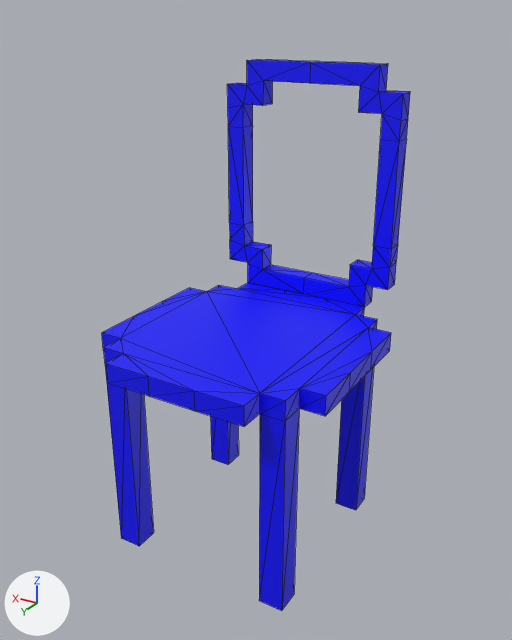
Renders of the glTF model assets/pixelblu.glb from each side of a commit.
Before and after are seen from a 50 mm camera at (-6.88, 11.1, 11.2) aimed at (-0.13, -0.15, 5.58). Arrows for +X, +Y and +Z are at lower left; the lights stay in place. Both versions are drawn at frame 60 of the action 'Animation'; the numbers are the values there. Mesh edges are drawn as thin lines. Vertices at the same position are counted once.

The scene before the commit, as lines of its bpy script (objects in view):
```python
me_pixelchair_001 = bpy.data.meshes.new('pixelChair.001')
me_pixelchair_001.from_pydata(...)  # 154 vertices, 314 faces; spans x -25.0..25.0, y -6.0..90.0, z -25.0..29.0
me_pixelchair_001.materials.append(mat_diffuse_0_0_0_255_001)  # blue #0000ff
ob_pixelblu = bpy.data.objects.new('pixelblu', me_pixelchair_001)
ob_pixelblu.location = (0.0, 0.0, 1.33)
ob_pixelblu.rotation_euler = (1.571, 0.0, 0.0)  # degrees (90, 0, 0)
ob_pixelblu.scale = (0.1, 0.1, 0.1)
```
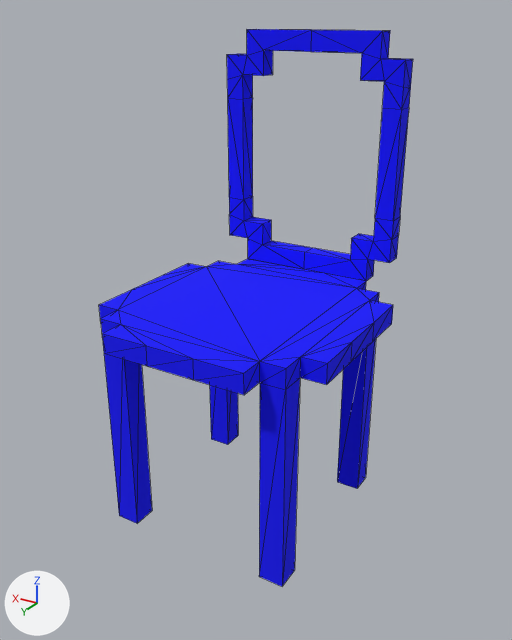
The change, as a diff of the scene's bpy script:
```diff
--- a/assets/pixelblu.glb.py
+++ b/assets/pixelblu.glb.py
@@ mat_diffuse_0_0_0_255 @@
+mat_diffuse_0_0_0_255 = principled_material('diffuse_0_0_0_255')
+mat_diffuse_0_0_0_255.base_color = (0.0, 0.0, 1.0)  # blue #0000ff
+mat_diffuse_0_0_0_255.roughness = 1.0
@@ me_pixelchair_001 @@
 me_pixelchair_001.from_pydata(...)  # 154 vertices, 314 faces; spans x -25.0..25.0, y -6.0..90.0, z -25.0..29.0
 # used by ob_pixelblu; location = (0.0, 0.0, 1.33); rotation_euler = (1.571, 0.0, 0.0), in degrees (90, 0, 0); scale = (0.1, 0.1, 0.1)
-me_pixelchair_001.materials.append(mat_diffuse_0_0_0_255_001)  # blue #0000ff
+# me_pixelchair_001 part 1: the whole mesh is turned 90 degrees about the x axis through its middle and scaled by 0.1, then moved by (0.0, -42.2, 2.8)
+me_pixelchair_001.materials.append(mat_diffuse_0_0_0_255)  # blue #0000ff
@@ ob_pixelblu @@
 ob_pixelblu.location = (0.0, 0.0, 1.33)
-ob_pixelblu.rotation_euler = (1.571, 0.0, 0.0)  # degrees (90, 0, 0)
-ob_pixelblu.scale = (0.1, 0.1, 0.1)
```

Where the change shows, as pixel boxes (x1, y1, x2, y2) in the pictures (512 x 640 px):
'pixelblu', recoloured, turned, rescaled
    before: (102, 59, 410, 611)
    after: (99, 29, 413, 586)
